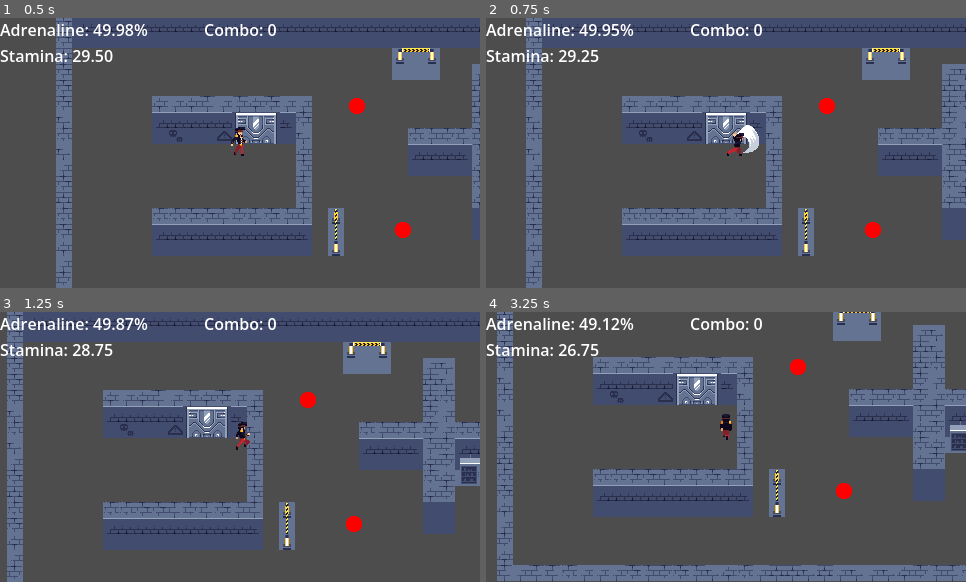
Above: before the commit, frames 1-4 (two rows, left to right).
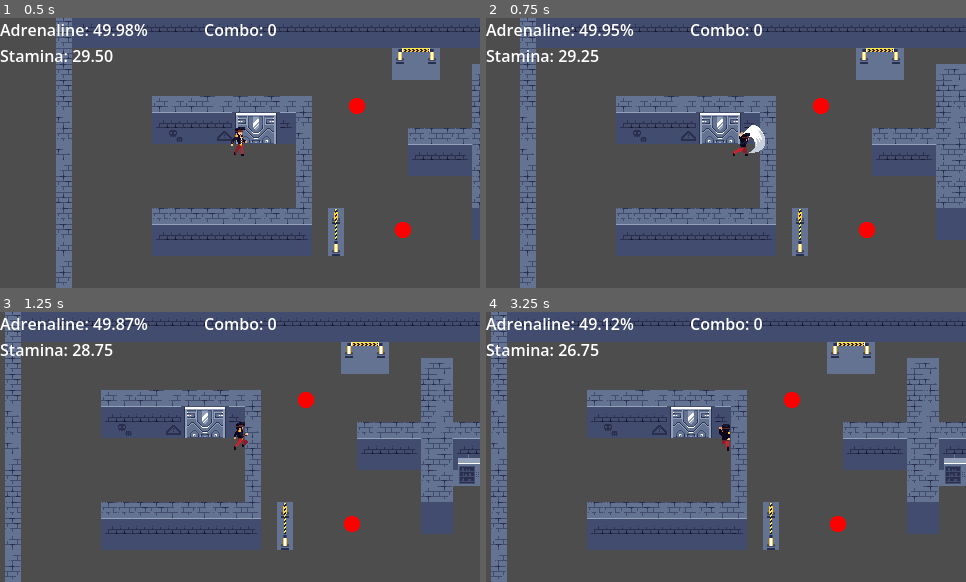
Above: after the commit, the same moments.

Repository: Kapcpa/gmtk-gamejam-2026
Game: Godot game, scene res://scenes/level0.tscn
The game is run twice, just before and just after one commit, with the same random seed, the same clock (stepped at 60 frames per second) and the same inputs.
Inputs (mouse positions are in pixels of both pictures, inside the frame that each line leads up to):
- Up to frame 1 (0.5 s): no input
- Up to frame 2 (0.75 s): move the mouse to (831, 139) at 0.52 s; hold D (right) from 0.53 s (still down); click (831, 139) at 0.6 s
- Up to frame 3 (1.25 s): keep holding D (right); tap Space (dash) at 0.8 s
- Up to frame 4 (3.25 s): move the mouse to (630, 460) at 1.27 s; release D (right) at 1.28 s; hold S (down) 1.28-2.03 s; tap Space (dash) at 1.35, 3.05 s; right-click (630, 460) at 1.55 s; move the mouse to (774, 387) at 2.02 s; hold D (right) 2.03-2.78 s; hold Right mouse button (throw) 2.03-2.78 s; click (774, 387) at 2.3 s; move the mouse to (702, 501) at 2.77 s; hold W (up) from 2.78 s (still down); click (702, 501) at 2.85 s

Frame 1 is identical in both runs. In frame 2, 11% of the frame differs, in the area x 7-100%, y 0-100%; in frame 3, 6.2%; in frame 4, 50%, in the area x 1-100%, y 0-100%.

Commit message:
combo system

Diff:
--- a/scenes/player.tscn
+++ b/scenes/player.tscn
@@ -331,7 +331,53 @@
 "texture": SubResource("AtlasTexture_60mlk")
 }],
 "loop": 1,
-"name": &"down_attack",
+"name": &"down_attack_0",
+"speed": 20.0
+}, {
+"frames": [{
+"duration": 1.0,
+"texture": SubResource("AtlasTexture_oprun")
+}, {
+"duration": 1.0,
+"texture": SubResource("AtlasTexture_a8ls1")
+}, {
+"duration": 1.0,
+"texture": SubResource("AtlasTexture_qfm1y")
+}, {
+"duration": 1.0,
+"texture": SubResource("AtlasTexture_fulsm")
+}, {
+"duration": 1.0,
+"texture": SubResource("AtlasTexture_4r5pv")
+}, {
+"duration": 1.0,
+"texture": SubResource("AtlasTexture_60mlk")
+}],
+"loop": 1,
+"name": &"down_attack_1",
+"speed": 20.0
+}, {
+"frames": [{
+"duration": 1.0,
+"texture": SubResource("AtlasTexture_oprun")
+}, {
+"duration": 1.0,
+"texture": SubResource("AtlasTexture_a8ls1")
+}, {
+"duration": 1.0,
+"texture": SubResource("AtlasTexture_qfm1y")
+}, {
+"duration": 1.0,
+"texture": SubResource("AtlasTexture_fulsm")
+}, {
+"duration": 1.0,
+"texture": SubResource("AtlasTexture_4r5pv")
+}, {
+"duration": 1.0,
+"texture": SubResource("AtlasTexture_60mlk")
+}],
+"loop": 1,
+"name": &"down_attack_2",
 "speed": 20.0
 }, {
 "frames": [{
@@ -412,7 +458,12 @@
 }, {
 "duration": 1.0,
 "texture": SubResource("AtlasTexture_2w11d")
-}, {
+}],
+"loop": 1,
+"name": &"side_attack_0",
+"speed": 20.0
+}, {
+"frames": [{
 "duration": 1.0,
 "texture": SubResource("AtlasTexture_770dr")
 }, {
@@ -432,7 +483,30 @@
 "texture": SubResource("AtlasTexture_qjsmb")
 }],
 "loop": 1,
-"name": &"side_attack",
+"name": &"side_attack_1",
+"speed": 20.0
+}, {
+"frames": [{
+"duration": 1.0,
+"texture": SubResource("AtlasTexture_ua5cf")
+}, {
+"duration": 1.0,
+"texture": SubResource("AtlasTexture_51ujp")
+}, {
+"duration": 1.0,
+"texture": SubResource("AtlasTexture_tk41t")
+}, {
+"duration": 1.0,
+"texture": SubResource("AtlasTexture_fuw3a")
+}, {
+"duration": 1.0,
+"texture": SubResource("AtlasTexture_8txt3")
+}, {
+"duration": 1.0,
+"texture": SubResource("AtlasTexture_2w11d")
+}],
+"loop": 1,
+"name": &"side_attack_2",
 "speed": 20.0
 }, {
 "frames": [{
@@ -512,7 +586,53 @@
 "texture": SubResource("AtlasTexture_lxlsd")
 }],
 "loop": 0,
-"name": &"up_attack",
+"name": &"up_attack_0",
+"speed": 20.0
+}, {
+"frames": [{
+"duration": 1.0,
+"texture": SubResource("AtlasTexture_4gjji")
+}, {
+"duration": 1.0,
+"texture": SubResource("AtlasTexture_u2ulf")
+}, {
+"duration": 1.0,
+"texture": SubResource("AtlasTexture_6e8lb")
+}, {
+"duration": 1.0,
+"texture": SubResource("AtlasTexture_2gdjj")
+}, {
+"duration": 1.0,
+"texture": SubResource("AtlasTexture_sc3ue")
+}, {
+"duration": 1.0,
+"texture": SubResource("AtlasTexture_lxlsd")
+}],
+"loop": 0,
+"name": &"up_attack_1",
+"speed": 20.0
+}, {
+"frames": [{
+"duration": 1.0,
+"texture": SubResource("AtlasTexture_4gjji")
+}, {
+"duration": 1.0,
+"texture": SubResource("AtlasTexture_u2ulf")
+}, {
+"duration": 1.0,
+"texture": SubResource("AtlasTexture_6e8lb")
+}, {
+"duration": 1.0,
+"texture": SubResource("AtlasTexture_2gdjj")
+}, {
+"duration": 1.0,
+"texture": SubResource("AtlasTexture_sc3ue")
+}, {
+"duration": 1.0,
+"texture": SubResource("AtlasTexture_lxlsd")
+}],
+"loop": 0,
+"name": &"up_attack_2",
 "speed": 20.0
 }, {
 "frames": [{
@@ -580,7 +700,7 @@
 z_index = 2
 position = Vector2(93, -13)
 sprite_frames = SubResource("SpriteFrames_ib0mu")
-animation = &"up_dash"
+animation = &"up_attack_0"
 offset = Vector2(-93, 0)
 
 [node name="melee_hitbox" type="RayCast2D" parent="." unique_id=1625755717]
--- a/scripts/enemy.gd
+++ b/scripts/enemy.gd
@@ -171,6 +171,5 @@
 	knockback = knockback_force
 	_change_state(State.HIT)
 
-	print(health)
 	if health <= 0:
 		_change_state(State.DEAD)
--- a/scripts/player.gd
+++ b/scripts/player.gd
@@ -24,16 +24,22 @@
 
 const SPEED = 200.0
 const MELEE_RANGE = 32.0
-const MELEE_SPEED = 200
+const MELEE_SPEED = 300
 const MELEE_FRICTION = 1200
-const MELEE_FORCE = 300
+const MELEE_FORCE = 250
 const THROW_RANGE = 120.0
 const GRAPPLE_VELOCITY = 500
 const DASH_VELOCITY = 400
 const DASH_TIME = 0.2
 
 var current_state: State = State.IDLE
-var attack_timer: float = 0.5  # probably will be removed since we can just check if attack animation ended or not
+
+var attack_count: int = 0
+var attack_timer: float = 0.0
+var attack_cooldown: float = 0.0
+var combo_window: float = 0.0
+var continue_attack: bool = false
+
 var hit_enemies: Array[EnemyCharacter] = []
 var dash_timer: float = DASH_TIME
 
@@ -56,6 +62,11 @@
 	_animate(Vector2.RIGHT)
 
 func _physics_process(delta: float) -> void:
+	combo_window -= delta
+	if combo_window <= 0.0:
+		attack_count = 0
+		attack_cooldown -= delta
+
 	if current_state in [State.IDLE, State.RUNNING, State.DASHING]:
 		_aim()
 
@@ -108,6 +119,9 @@
 	if abs(animation_direction.y) > threshold:
 		snap_y = sign(animation_direction.y)
 
+	if "attack" in action and snap_y != 0:
+		sprite.flip_h = attack_count % 2 == 0
+
 	var direction_key = Vector2i(int(abs(snap_x)), int(snap_y))
 
 	if direction_map.has(direction_key):
@@ -129,7 +143,7 @@
 
 	velocity = velocity.move_toward(Vector2.ZERO, 3000 * _delta)
 
-	if Input.is_action_just_pressed("attack"):
+	if Input.is_action_just_pressed("attack") and (combo_window > 0.0 or attack_cooldown <= 0.0) and attack_count < 2:
 		_start_attacking()
 		return
 	if Input.is_action_just_pressed("throw"):
@@ -146,7 +160,7 @@
 	else:
 		_change_state(State.IDLE)
 
-	if Input.is_action_just_pressed("attack"):
+	if Input.is_action_just_pressed("attack") and (combo_window > 0.0 or attack_cooldown <= 0.0) and attack_count < 2:
 		_start_attacking()
 		return
 	if Input.is_action_just_pressed("throw"):
@@ -159,6 +173,9 @@
 func _state_dashing(_delta: float) -> void:
 	dash_timer -= _delta
 	var dash_direction = velocity.normalized()
+
+	_animate(dash_direction, "dash")
+
 	velocity = dash_direction * DASH_VELOCITY
 	if kunai_target and not Input.is_action_pressed("throw"):
 		_change_state(State.GRAPPLING)
@@ -173,14 +190,20 @@
 	attack_sound.play()
 
 	attack_timer = 0.25
+	attack_count += 1
+	continue_attack = false
+
 	hit_enemies.clear()
 	velocity = melee_hitbox.target_position.normalized() * MELEE_SPEED
 	_change_state(State.ATTACKING)
 
 func _state_attacking(_delta: float) -> void:
+	combo_window = 0.25
+	attack_cooldown = 0.25
+
 	velocity = velocity.move_toward(Vector2.ZERO, MELEE_FRICTION * _delta)
 
-	_animate(velocity.normalized(), "attack")
+	_animate(velocity.normalized(), "attack_" + str(attack_count))
 
 	if melee_hitbox.is_colliding():
 		var _collider = melee_hitbox.get_collider()
@@ -190,8 +213,15 @@
 				_collider.take_damage(1.0, attack_force)
 				GameManager.register_hit()
 
+	if attack_count < 2 and Input.is_action_just_pressed("attack"):
+		continue_attack = true
+
 	attack_timer -= _delta
 	if attack_timer <= 0.0:
+		if continue_attack:
+			_start_attacking()
+			return
+
 		_change_state(State.IDLE)
 
 func _kunai_throw() -> void:
